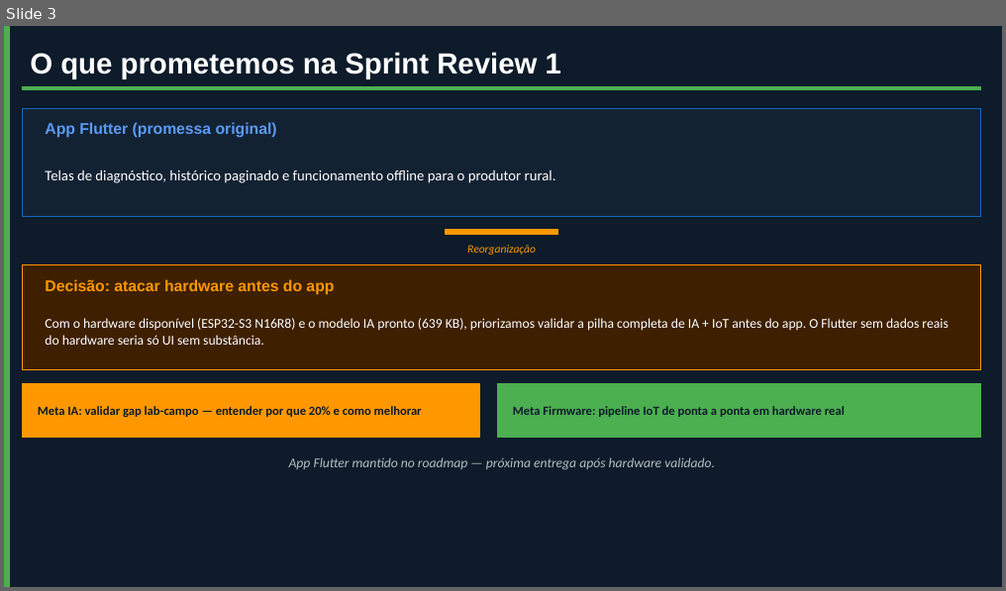
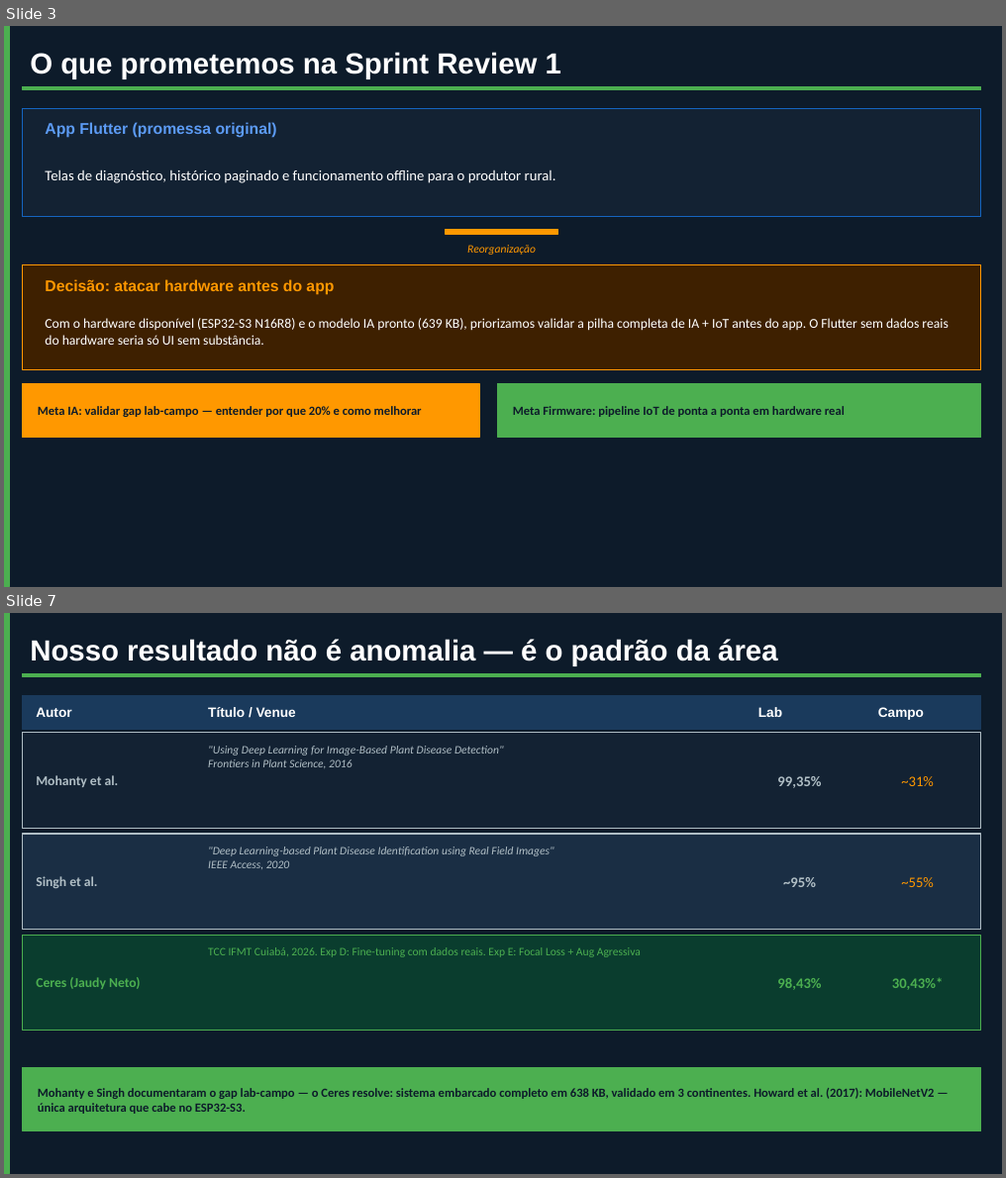
Before and after one commit to Namem/extensao2, a slide deck: docs/apresentacoes/SprintReview_2_CeresDiagnostico.pptx. Shown one above the other, each under a label of ours: slide 3 before the commit, slides 3 and 7 after it; the slides between them are not shown. The pictures are 1006x591 and 1006x1178 pixels, drawn with LibreOffice and Linux fonts; fonts in the diff are those of the drawing. Boxes give left, top, right and bottom in pixels: in the first picture for what was removed or moved away, otherwise in the second. Text is boxed around its words. In the diff, an @@ line names an element or a change of style, - is before the commit and + after.

```diff
--- a/docs/apresentacoes/SprintReview_2_CeresDiagnostico.pptx
+++ b/docs/apresentacoes/SprintReview_2_CeresDiagnostico.pptx
@@ slide 7 added at (4, 613, 1002, 1174), background #0D1B2A @@
@@ rectangle added at (4, 613, 9, 1174), fill #4CAF50, outline #4CAF50 1 pt @@
@@ text added at (30, 639, 777, 665), 28 pt, text #FFFFFF, bold @@
+Nosso resultado não é anomalia — é o padrão da área
@@ rectangle added at (23, 674, 981, 677), fill #4CAF50, outline #4CAF50 1 pt @@
@@ rectangle added at (23, 695, 981, 729), fill #1A3A5C, outline #1A3A5C 1 pt @@
@@ text added at (36, 707, 71, 717), 13 pt, text #FFFFFF, bold @@
+Autor
@@ text added at (208, 707, 296, 717), 13 pt, text #FFFFFF, bold @@
+Título / Venue
@@ text added at (758, 707, 782, 717), 13 pt, text #FFFFFF, bold @@
+Lab
@@ text added at (878, 707, 924, 720), 13 pt, text #FFFFFF, bold @@
+Campo
@@ rectangle added at (23, 733, 981, 829), fill #132233, outline #B0BEC5 1 pt @@
@@ text added at (208, 746, 504, 768), 11 pt, text #B0BEC5, italic @@
+"Using Deep Learning for Image-Based Plant Disease Detection"
+Frontiers in Plant Science, 2016
@@ text added at (36, 775, 119, 787), 13 pt, text #B0BEC5, bold @@
+Mohanty et al.
@@ text added at (777, 776, 821, 788), 14 pt, text #B0BEC5, bold @@
+99,35%
@@ text added at (901, 776, 934, 786), 14 pt, text #FF9800 @@
+~31%
@@ rectangle added at (23, 834, 981, 930), fill #1A2E44, outline #B0BEC5 1 pt @@
@@ text added at (208, 847, 554, 869), 11 pt, text #B0BEC5, italic @@
+"Deep Learning-based Plant Disease Identification using Real Field Images"
+IEEE Access, 2020
@@ text added at (36, 876, 98, 889), 13 pt, text #B0BEC5, bold @@
+Singh et al.
@@ text added at (783, 877, 816, 887), 14 pt, text #B0BEC5, bold @@
+~95%
@@ text added at (901, 877, 934, 887), 14 pt, text #FF9800 @@
+~55%
@@ rectangle added at (23, 935, 981, 1031), fill #0A3D2E, outline #4CAF50 1 pt @@
@@ text added at (208, 948, 641, 958), 11 pt, text #4CAF50 @@
+TCC IFMT Cuiabá, 2026. Exp D: Fine-tuning com dados reais. Exp E: Focal Loss + Aug Agressiva
@@ text added at (36, 977, 141, 989), 13 pt, text #4CAF50, bold @@
+Ceres (Jaudy Neto)
@@ text added at (777, 978, 821, 990), 14 pt, text #4CAF50, bold @@
+98,43%
@@ text added at (892, 977, 944, 990), 14 pt, text #4CAF50, bold @@
+30,43%*
@@ rectangle added at (23, 1068, 981, 1132), fill #4CAF50, outline #4CAF50 1 pt @@
@@ text added at (38, 1088, 935, 1114), 12 pt, text #0D1B2A, bold @@
+Mohanty e Singh documentaram o gap lab-campo — o Ceres resolve: sistema embarcado completo em 638 KB, validado em 3 continentes. Howard et al. (2017): MobileNetV2 — única arquitetura que cabe no ESP32-S3.
@@ slide 3 changed as well @@
@@ text removed at (289, 458, 715, 471) @@
-App Flutter mantido no roadmap — próxima entrega após hardware validado.
```
Also in this commit, not shown: 5 other slides changed, 3 other slides added, 7 slides removed, 12 other files.
